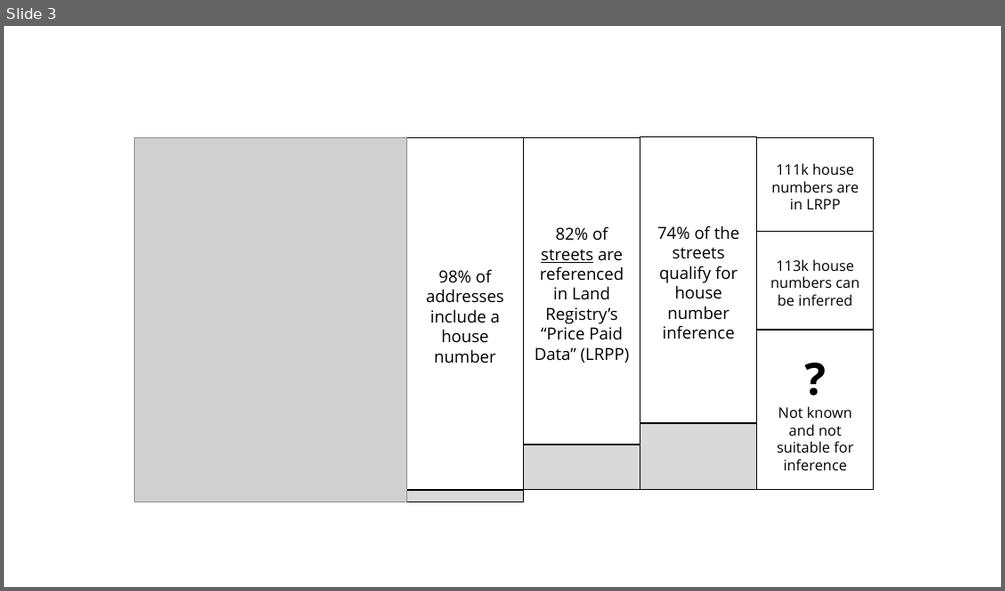
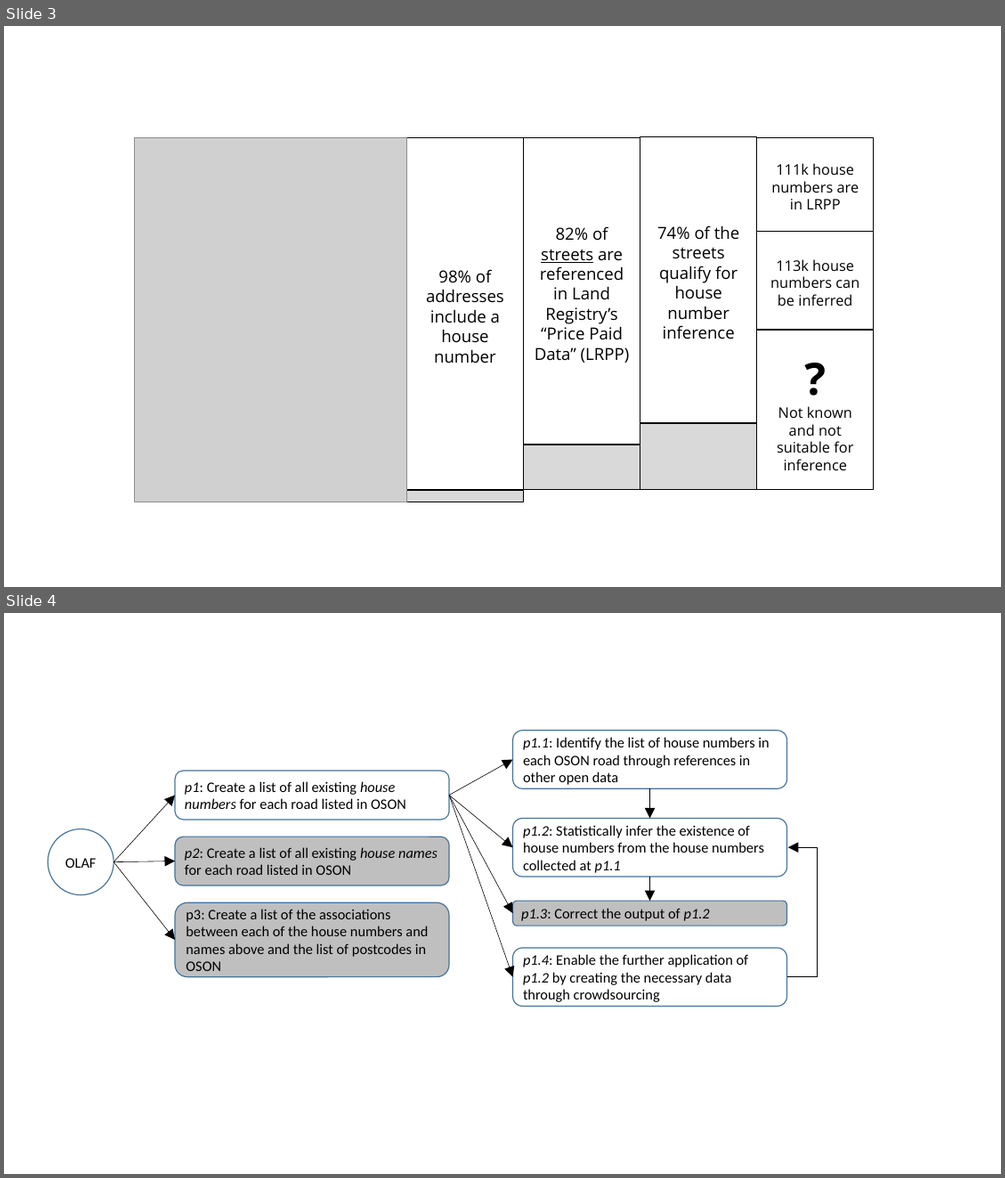
Before and after one commit to Digital-Contraptions-Imaginarium/OLAF-ICWE2016-paper, a slide deck: images_src/misc_powerpoint.pptx. Shown one above the other, each under a label of ours: slide 3 before the commit, slides 3 and 4 after it. The pictures are 1005x591 and 1005x1178 pixels, drawn with LibreOffice and Linux fonts; fonts in the diff are those of the drawing; grey boxes stand for pictures. Boxes give left, top, right and bottom in pixels: in the first picture for what was removed or moved away, otherwise in the second. Text is boxed around its words. In the diff, an @@ line names an element or a change of style, - is before the commit and + after.

```diff
--- a/images_src/misc_powerpoint.pptx
+++ b/images_src/misc_powerpoint.pptx
@@ slide 4 added at (4, 613, 1001, 1174), background #FFFFFF @@
@@ rounded rectangle added at (512, 730, 787, 788), fill #FFFFFF, outline #43739E 1 pt, 14 pt, text #000000 @@
+p1.1: Identify the list of house numbers in each OSON road through references in other open data
@@ rounded rectangle added at (175, 771, 450, 819), fill #FFFFFF, outline #43739E 1 pt, 14 pt, text #000000 @@
+p1: Create a list of all existing house numbers for each road listed in OSON
@@ arrow added from (449, 795) to (512, 760), #000000 0.5 pt @@
@@ arrow added from (114, 862) to (175, 795), #000000 0.5 pt @@
@@ arrow added from (449, 795) to (512, 847), #000000 0.5 pt @@
@@ arrow added from (449, 795) to (512, 977), #000000 0.5 pt @@
@@ arrow added from (449, 795) to (512, 913), #000000 0.5 pt @@
@@ arrow added from (650, 788) to (650, 818), #000000 0.5 pt @@
@@ rounded rectangle added at (512, 818, 787, 876), fill #FFFFFF, outline #43739E 1 pt, 14 pt, text #000000 @@
+p1.2: Statistically infer the existence of house numbers from the house numbers collected at p1.1
@@ ellipse added at (48, 829, 113, 895), fill #FFFFFF, outline #43739E 1 pt, 14 pt, text #000000 @@
+OLAF
@@ rounded rectangle added at (175, 836, 450, 885), fill #BFBFBF, outline #43739E 1 pt, 14 pt, text #000000 @@
+p2: Create a list of all existing house names for each road listed in OSON
@@ elbow arrow added from (787, 977) to (788, 847), #000000 0.5 pt @@
@@ arrow added from (114, 862) to (175, 861), #000000 0.5 pt @@
@@ arrow added from (114, 862) to (175, 940), #000000 0.5 pt @@
@@ arrow added from (650, 876) to (650, 900), #000000 0.5 pt @@
@@ rounded rectangle added at (175, 902, 450, 976), fill #BFBFBF, outline #43739E 1 pt, 14 pt, text #000000 @@
+p3: Create a list of the associations between each of the house numbers and names above and the list of postcodes in OSON
@@ rounded rectangle added at (512, 900, 787, 925), fill #BFBFBF, outline #43739E 1 pt, 14 pt, text #000000 @@
+p1.3: Correct the output of p1.2
@@ rounded rectangle added at (512, 948, 787, 1006), fill #FFFFFF, outline #43739E 1 pt, 14 pt, text #000000 @@
+p1.4: Enable the further application of p1.2 by creating the necessary data through crowdsourcing
```
Also in this commit, not shown: 1 other file.
